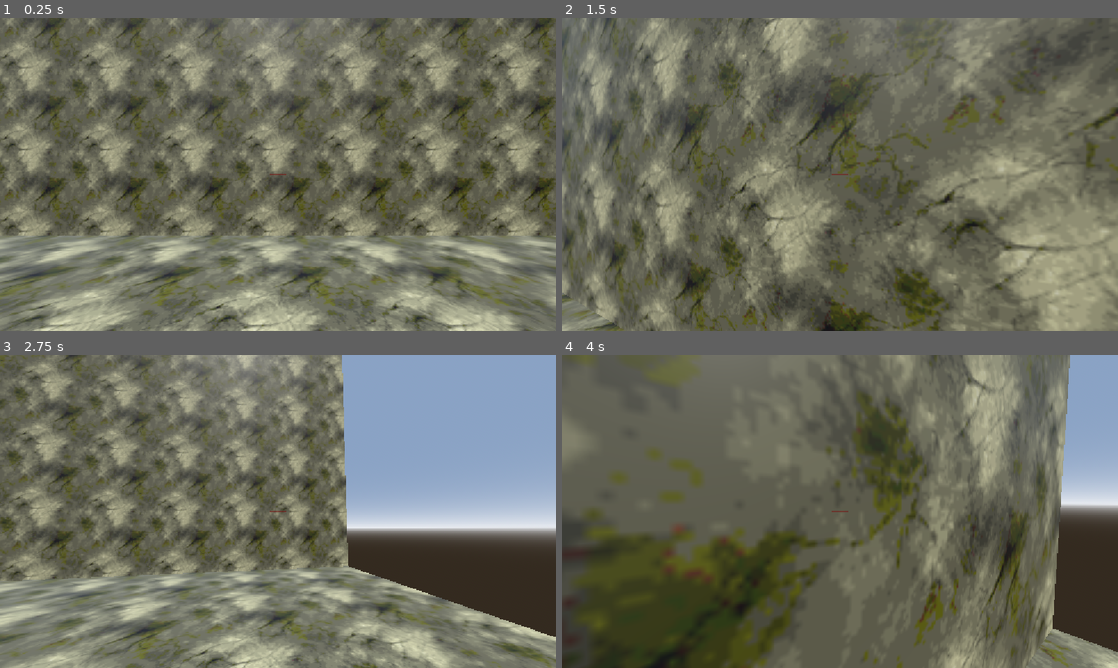
Above: before the commit, frames 1-4 (two rows, left to right).
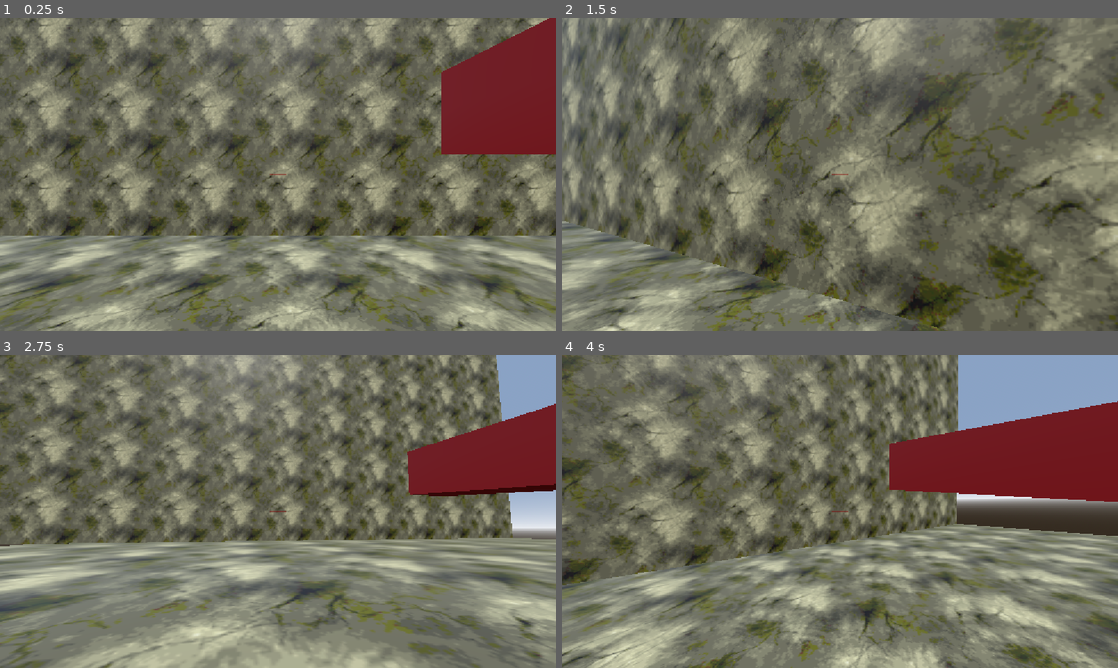
Above: after the commit, the same moments.

Repository: Grissess/parkour
Game: Godot game, scene res://assets/main.tscn
The game is run twice, just before and just after one commit, with the same random seed, the same clock (stepped at 60 frames per second) and the same inputs.
Inputs (mouse positions are in pixels of both pictures, inside the frame that each line leads up to):
- Up to frame 1 (0.25 s): no input
- Up to frame 2 (1.5 s): tap Enter at 0.5 s; move the mouse to (867, 174) at 0.52 s; hold Ctrl (move_crouch, bound only after the commit) 0.53-1.28 s; hold W (move_forward) from 0.53 s (still down); tap Space (move_jump) at 0.77, 0.8, 1.07, 1.35 s; move the mouse to (812, 174) at 1.27 s
- Up to frame 3 (2.75 s): keep holding W (move_forward); tap Space (move_jump) at 1.52, 1.82, 2.3 s; tap Ctrl (move_crouch, bound only after the commit) at 1.55 s; move the mouse to (289, 505) at 2.02 s; hold Ctrl (move_crouch, bound only after the commit) from 2.03 s (still down)
- Up to frame 4 (4 s): keep holding W (move_forward); move the mouse to (834, 517) at 2.77 s; release Ctrl (move_crouch, bound only after the commit) at 2.78 s; tap Ctrl (move_crouch, bound only after the commit) at 2.85 s; tap Space (move_jump) at 3.02, 3.32 s; move the mouse to (878, 514) at 3.52 s; hold Space (move_jump) from 3.53 s (still down)

The runs differ from the first frame. In frame 1, 55% of the frame differs, in the area x 0-100%, y 0-100%; in frame 2, 55%; in frame 3, 56%; in frame 4, 66%.

Commit message:
Added damage, crouch, and camera tilt on walls

Diff:
--- a/assets/main.tscn
+++ b/assets/main.tscn
@@ -2,6 +2,15 @@
 
 [ext_resource type="Texture2D" uid="uid://ismr4yy2r1et" path="res://assets/textures/crosshair.png" id="1_06ig3"]
 [ext_resource type="PackedScene" uid="uid://cwemtq4fqcbvb" path="res://world.tscn" id="2_2d37k"]
+[ext_resource type="Script" uid="uid://brpa8dkk5nht6" path="res://damage.gd" id="3_2d37k"]
+
+[sub_resource type="Gradient" id="Gradient_06ig3"]
+colors = PackedColorArray(1, 0, 0, 0, 1, 0, 0, 1)
+
+[sub_resource type="GradientTexture2D" id="GradientTexture2D_a28pv"]
+gradient = SubResource("Gradient_06ig3")
+fill = 1
+fill_from = Vector2(0.5, 0.5)
 
 [node name="Main" type="Node" unique_id=399508964]
 
@@ -20,3 +29,13 @@
 texture = ExtResource("1_06ig3")
 
 [node name="World" parent="." unique_id=1066559415 instance=ExtResource("2_2d37k")]
+
+[node name="Damage" type="TextureRect" parent="." unique_id=279344773]
+self_modulate = Color(1, 1, 1, 0)
+anchors_preset = 15
+anchor_right = 1.0
+anchor_bottom = 1.0
+grow_horizontal = 2
+grow_vertical = 2
+texture = SubResource("GradientTexture2D_a28pv")
+script = ExtResource("3_2d37k")
--- /dev/null
+++ b/damage.gd
@@ -0,0 +1,6 @@
+extends TextureRect
+
+# Called every frame. 'delta' is the elapsed time since the previous frame.
+func _process(_delta: float) -> void:
+	if Global.active_pawn:
+		self_modulate.a = 1.0 - clamp(Global.active_pawn.health, 0.0, 1.0)
--- /dev/null
+++ b/global.gd
@@ -0,0 +1,4 @@
+extends Node
+
+const Pawn = preload("res://pawn.gd")
+var active_pawn: Pawn = null
--- a/pawn.gd
+++ b/pawn.gd
@@ -1,27 +1,58 @@
 extends CharacterBody3D
 
-const SPEED = 8.0
+const MOVE_SPEED_FULL = 8.0
+const MOVE_SPEED_CROUCH = 3.0
 const GROUND_ACCEL = 1.5
+const CROUCH_ACCEL = 0.1
 const AIR_ACCEL = 0.01
 const LEDGE_GRAB_ACCEL = 2.0
 const JUMP_VELOCITY = 14.0
+const JUMP_LOOK_INFLUENCE = 0.3
 const QUARTER_TURN = TAU / 4
 const SPEED_BOB_TIMESCALE = 1.5
 const SPEED_BOB_SCALE = 0.003
 const SPEED_BOB_MAX = 0.1
+const WALL_TILT = TAU / 24
+const WALL_TILT_SPEED = 24.0
 const WALLDET_MARGIN = 0.01
 const LEDGE_MAX_DIST_SQ = 1.0
 const LEDGE_MIN_DOT = 0.75
+const HEIGHT_FULL = 2.0
+const HEIGHT_CROUCH = 1.0
+const CAM_HEIGHT_FULL = 0.5
+const CAM_HEIGHT_CROUCH = 0.0
+const CROUCH_MARGIN = -0.03
+const CROUCH_SPEED = 8.0
+const DAMAGE_MIN_IMP = 529
+const DAMAGE_MAX_IMP = 1225
+const DAMAGE_MIN_AMT = 0.1
+const DAMAGE_MAX_AMT = 1.0
+const HEAL_RATE = 0.1
 
+signal died
+
+@onready var cam_base: Marker3D = $BobPivot
 @onready var pitch_pivot: Marker3D = $BobPivot/PitchPivot
 @onready var camera: Camera3D = $BobPivot/PitchPivot/Cam
 @onready var look_cast: RayCast3D = $BobPivot/PitchPivot/Cam/Look
 @onready var ledge_cast: RayCast3D = $Ledge
+@onready var collider: CollisionShape3D = $Collision
+@onready var coll_shape: CapsuleShape3D = collider.shape
 var look := Vector2()
 var movement := Vector2()
 var jump := false
+var crouch := false
 var bob_timebase := 0.0
+var wall_tilt := Quaternion()
 var ledge_point = null
+var dead := false
+var is_teleport := false
+var health := 1.0:
+	set(v):
+		health = clamp(v, 0.0, 1.0)
+		dead = health == 0.0
+		if dead:
+			died.emit()
 
 var wall_normal := Vector3.ZERO
 
@@ -33,7 +64,7 @@
 
 func _process(delta: float) -> void:
 	var speed = velocity.length()
-	if speed < 0.01 or not is_on_floor():
+	if speed < 0.01 or not is_on_floor() or is_crouch_sliding():
 		bob_timebase = 0.0
 	else:
 		bob_timebase += delta * speed * SPEED_BOB_TIMESCALE
@@ -41,49 +72,102 @@
 	pitch_pivot.transform = Transform3D()\
 		.rotated(Vector3.FORWARD, -mod * sin(bob_timebase))\
 		.translated(Vector3(mod * sin(bob_timebase), mod * sin(2 * bob_timebase), 0))
+	var target_tilt := Quaternion()
+	if not is_vertically_supported() and wall_normal:
+		var norm = wall_normal * pitch_pivot.global_basis.inverse()
+		var axis = Vector3.DOWN.cross(norm)
+		print('view tilt on ', axis, ' per norm ', norm)
+		if axis:
+			target_tilt = Quaternion(axis.normalized(), WALL_TILT * axis.length())
+	wall_tilt = wall_tilt.slerp(target_tilt, delta * WALL_TILT_SPEED)
+	pitch_pivot.transform = pitch_pivot.transform.rotated(wall_tilt.get_axis(), wall_tilt.get_angle())
 
 func is_vertically_supported() -> bool:
 	return is_on_floor() or ledge_point != null
 
+func is_crouching() -> bool:
+	return coll_shape.height < HEIGHT_FULL
+
+func is_crouch_sliding() -> bool:
+	return is_crouching() and Vector2(velocity.x, velocity.z).length_squared() > MOVE_SPEED_CROUCH * MOVE_SPEED_CROUCH
+
 func _physics_process(delta: float) -> void:
-	wall_normal = Vector3.ZERO
-	if is_on_wall():
-		wall_normal = get_wall_normal()
+	if dead:
+		if not is_on_floor():
+			velocity += get_gravity() * delta
+
 	else:
-		var ki := KinematicCollision3D.new()
-		if test_move(transform, Vector3.ZERO, ki, safe_margin + WALLDET_MARGIN, true):
-			wall_normal = ki.get_normal()
+		var desired_height = HEIGHT_CROUCH if crouch else HEIGHT_FULL
+		if coll_shape.height != desired_height:
+			var old_height = coll_shape.height
+			var new_height = move_toward(old_height, desired_height, delta * CROUCH_SPEED)
+			var y_off = (new_height - old_height) / 2
+			coll_shape.height = new_height
+			if test_move(transform.translated(Vector3(0, y_off, 0)), Vector3.ZERO, null, safe_margin + CROUCH_MARGIN, true):
+				coll_shape.height = old_height
+			else:
+				translate(Vector3(0, y_off, 0))
+				cam_base.transform = Transform3D()\
+					.translated(Vector3(0, remap(new_height, HEIGHT_CROUCH, HEIGHT_FULL, CAM_HEIGHT_CROUCH, CAM_HEIGHT_FULL), 0))
 
-	if not wall_normal:
-		ledge_point = null
-	if ledge_point == null:
-		if look_cast.is_colliding() and look_cast.get_collision_point().distance_squared_to(look_cast.global_position) < LEDGE_MAX_DIST_SQ:
-			if ledge_cast.is_colliding() and ledge_cast.get_collision_normal().dot(Vector3.UP) >= LEDGE_MIN_DOT:
-				ledge_point = to_local(ledge_cast.get_collision_point())
+		wall_normal = Vector3.ZERO
+		if is_on_wall():
+			wall_normal = get_wall_normal()
+		else:
+			var ki := KinematicCollision3D.new()
+			if test_move(transform, Vector3.ZERO, ki, safe_margin + WALLDET_MARGIN, true):
+				wall_normal = ki.get_normal()
 
-	# Add the gravity.
-	if not is_vertically_supported():
-		velocity += get_gravity() * delta
-	if ledge_point != null:
-		velocity.y = move_toward(velocity.y, 0, LEDGE_GRAB_ACCEL)
+		if not wall_normal:
+			ledge_point = null
+		if ledge_point == null:
+			if look_cast.is_colliding() and look_cast.get_collision_point().distance_squared_to(look_cast.global_position) < LEDGE_MAX_DIST_SQ:
+				if ledge_cast.is_colliding() and ledge_cast.get_collision_normal().dot(Vector3.UP) >= LEDGE_MIN_DOT:
+					ledge_point = to_local(ledge_cast.get_collision_point())
 
-	# Handle jump.
-	if jump:
-		if is_on_floor():
-			velocity.y = JUMP_VELOCITY
-		elif wall_normal:
-			var vel = JUMP_VELOCITY * (Vector3.UP + wall_normal).normalized()
-			velocity.y = vel.y
-			velocity.x += vel.x
-			velocity.z += vel.z
+		# Add the gravity.
+		if not is_vertically_supported():
+			velocity += get_gravity() * delta
+		if ledge_point != null:
+			velocity.y = move_toward(velocity.y, 0, LEDGE_GRAB_ACCEL)
 
-	# Get the input direction and handle the movement/deceleration.
-	# As good practice, you should replace UI actions with custom gameplay actions.
-	var direction := (transform.basis * Vector3(movement.x, 0, movement.y)).normalized()
-	var accel = GROUND_ACCEL if is_vertically_supported() else AIR_ACCEL
-	velocity.x = move_toward(velocity.x, direction.x * SPEED, accel)
-	velocity.z = move_toward(velocity.z, direction.z * SPEED, accel)
-	if ledge_point != null:
-		velocity.y = move_toward(velocity.y, -movement.y * SPEED, accel)
+		# Handle jump.
+		if jump:
+			# set is_teleport because jumps _set_ velocity.y, which can be very
+			# jarring and interpreted as damaging otherwise
+			# NB: set it only on success paths, otherwise skilled players could
+			# buffer a "jump input" to cancel fall damage
+			if is_on_floor():
+				velocity.y = JUMP_VELOCITY
+				is_teleport = true
+			elif wall_normal:
+				var vel = JUMP_VELOCITY * (Vector3.UP + wall_normal + camera.global_basis * -Vector3.BACK * JUMP_LOOK_INFLUENCE).normalized()
+				velocity.y = vel.y
+				velocity.x += vel.x
+				velocity.z += vel.z
+				is_teleport = true
 
+		# Get the input direction and handle the movement/deceleration.
+		# As good practice, you should replace UI actions with custom gameplay actions.
+		var direction := (transform.basis * Vector3(movement.x, 0, movement.y)).normalized()
+		var accel = (CROUCH_ACCEL if is_crouch_sliding() else GROUND_ACCEL) if is_vertically_supported() else AIR_ACCEL
+		var speed = MOVE_SPEED_CROUCH if is_crouching() else MOVE_SPEED_FULL
+		velocity.x = move_toward(velocity.x, direction.x * speed, accel)
+		velocity.z = move_toward(velocity.z, direction.z * speed, accel)
+		if ledge_point != null:
+			velocity.y = move_toward(velocity.y, -movement.y * speed, accel)
+
+	var prev_velocity = get_real_velocity()
 	move_and_slide()
+	var delta_v = (get_real_velocity() - prev_velocity)
+	var dvl2 = delta_v.length_squared()
+	if is_teleport:
+		dvl2 = 0.0
+		is_teleport = false
+	if dvl2 > DAMAGE_MIN_IMP:
+		var dmg = remap(clamp(dvl2, DAMAGE_MIN_IMP, DAMAGE_MAX_IMP), DAMAGE_MIN_IMP, DAMAGE_MAX_IMP, DAMAGE_MIN_AMT, DAMAGE_MAX_AMT)
+		if dmg > 0:
+			print('dmg ', dmg, ' due to dvl2 ', dvl2, ' (', delta_v, ')')
+			health -= dmg
+	if not dead:
+		health += HEAL_RATE * delta
--- a/pawn.tscn
+++ b/pawn.tscn
@@ -11,7 +11,7 @@
 platform_wall_layers = 1
 script = ExtResource("1_f14ny")
 
-[node name="CollisionShape3D" type="CollisionShape3D" parent="." unique_id=1152424845]
+[node name="Collision" type="CollisionShape3D" parent="." unique_id=1152424845]
 shape = SubResource("CapsuleShape3D_a28pv")
 
 [node name="Models" parent="." unique_id=1419379776 instance=ExtResource("2_o6oh4")]
--- a/pawn_local_controller.gd
+++ b/pawn_local_controller.gd
@@ -1,6 +1,7 @@
 extends Node
 
 const SENSITIVITY = Vector2(-0.01, 0.01)
+const JUMP_ASSIST = false
 
 const Pawn = preload("res://pawn.gd")
 @onready var pawn: Pawn = get_parent()
@@ -12,12 +13,15 @@
 func _exit_tree() -> void:
 	Input.mouse_mode = Input.MOUSE_MODE_VISIBLE
 	pawn.ready.disconnect(self.set_camera)
+	Global.active_pawn = null
 
 func set_camera() -> void:
 	pawn.camera.current = true
+	Global.active_pawn = pawn
 
 func _process(_delta: float) -> void:
-	pawn.jump = Input.is_action_just_pressed("move_jump")
+	pawn.jump = Input.is_action_pressed("move_jump") if JUMP_ASSIST else Input.is_action_just_pressed("move_jump")
+	pawn.crouch = Input.is_action_pressed("move_crouch")
 
 func _unhandled_input(event: InputEvent) -> void:
 	if event is InputEventMouseMotion:
--- a/project.godot
+++ b/project.godot
@@ -14,6 +14,10 @@
 run/main_scene="uid://cain3056xkbml"
 config/features=PackedStringArray("4.7", "GL Compatibility")
 config/icon="res://icon.svg"
+
+[autoload]
+
+Global="*uid://fiit5318omyp"
 
 [display]
 
@@ -47,6 +51,11 @@
 "events": [Object(InputEventKey,"resource_local_to_scene":false,"resource_name":"","device":-1,"window_id":0,"alt_press …(191 unchanged characters)…
 ]
 }
+move_crouch={
+"deadzone": 0.2,
+"events": [Object(InputEventKey,"resource_local_to_scene":false,"resource_name":"","device":-1,"window_id":0,"alt_pressed":false,"shift_pressed":false,"ctrl_pressed":false,"meta_pressed":false,"pressed":false,"keycode":0,"physical_keycode":4194326,"key_label":0,"unicode":0,"location":0,"echo":false,"script":null)
+]
+}
 
 [layer_names]
 
--- a/world.gd
+++ b/world.gd
@@ -2,24 +2,32 @@
 
 @onready var limits = $Limits
 @onready var spawns = $Spawns
+@onready var pawns = $Pawns
 
 const Pawn = preload("res://pawn.gd")
 
 func spawn_pawn(pawn: Pawn) -> void:
 	var spawnpoint: Node3D = spawns.get_children().pick_random()
 	pawn.global_position = spawnpoint.global_position
+	pawn.is_teleport = true
 	pawn.look = Vector2(
 		(Vector3.BACK * spawnpoint.global_basis).angle_to(Vector3.BACK),
 		0.0
 	)
 	pawn.update_look()
 	pawn.velocity = Vector3()
+	pawn.health = 1.0
 
 func hit_limit(b: PhysicsBody3D) -> void:
 	if b is Pawn:
-		spawn_pawn(b)
+		b.health = 0.0
+
+func on_dead(pawn: Pawn) -> void:
+	get_tree().create_timer(0.5).timeout.connect(spawn_pawn.bind(pawn))
 
 func _ready() -> void:
+	for pawn in pawns.get_children():
+		pawn.died.connect(on_dead.bind(pawn))
 	for child in limits.get_children():
 		if child is Area3D:
-			child.body_entered.connect(self.hit_limit)
+			child.body_entered.connect(hit_limit)
Binary file changed: assets/scenes/test_level.glb
Not shown, added: damage.gd.uid
Not shown, added: global.gd.uid
Not shown, changed: assets/blender/levels.blend
